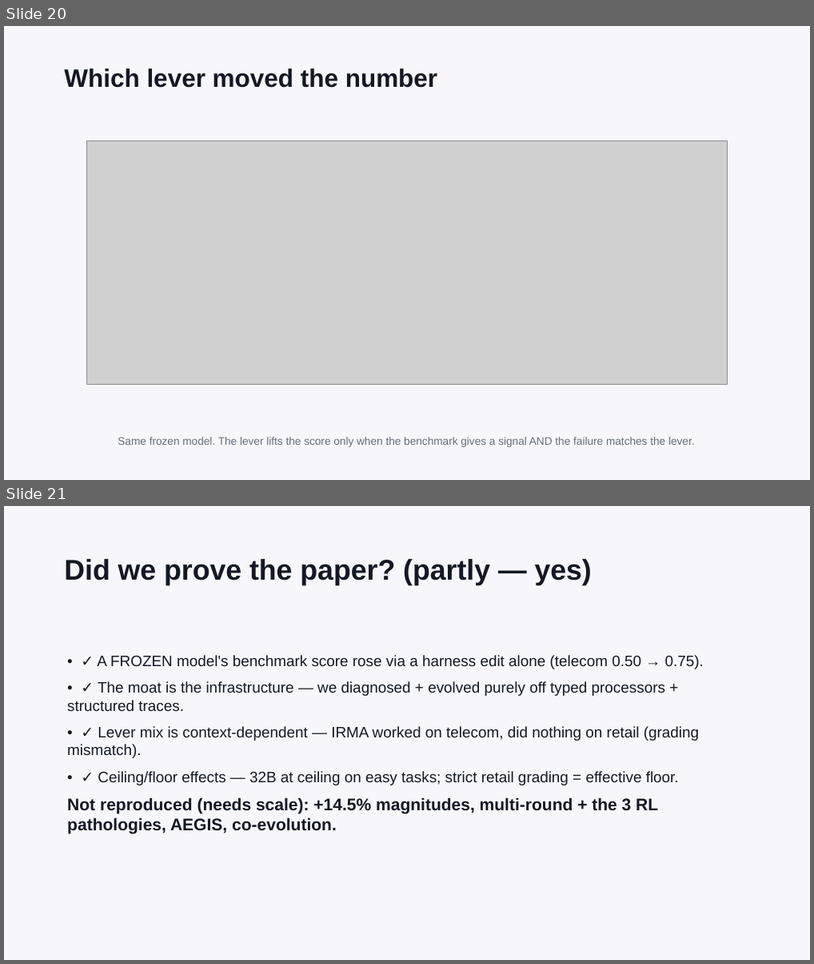
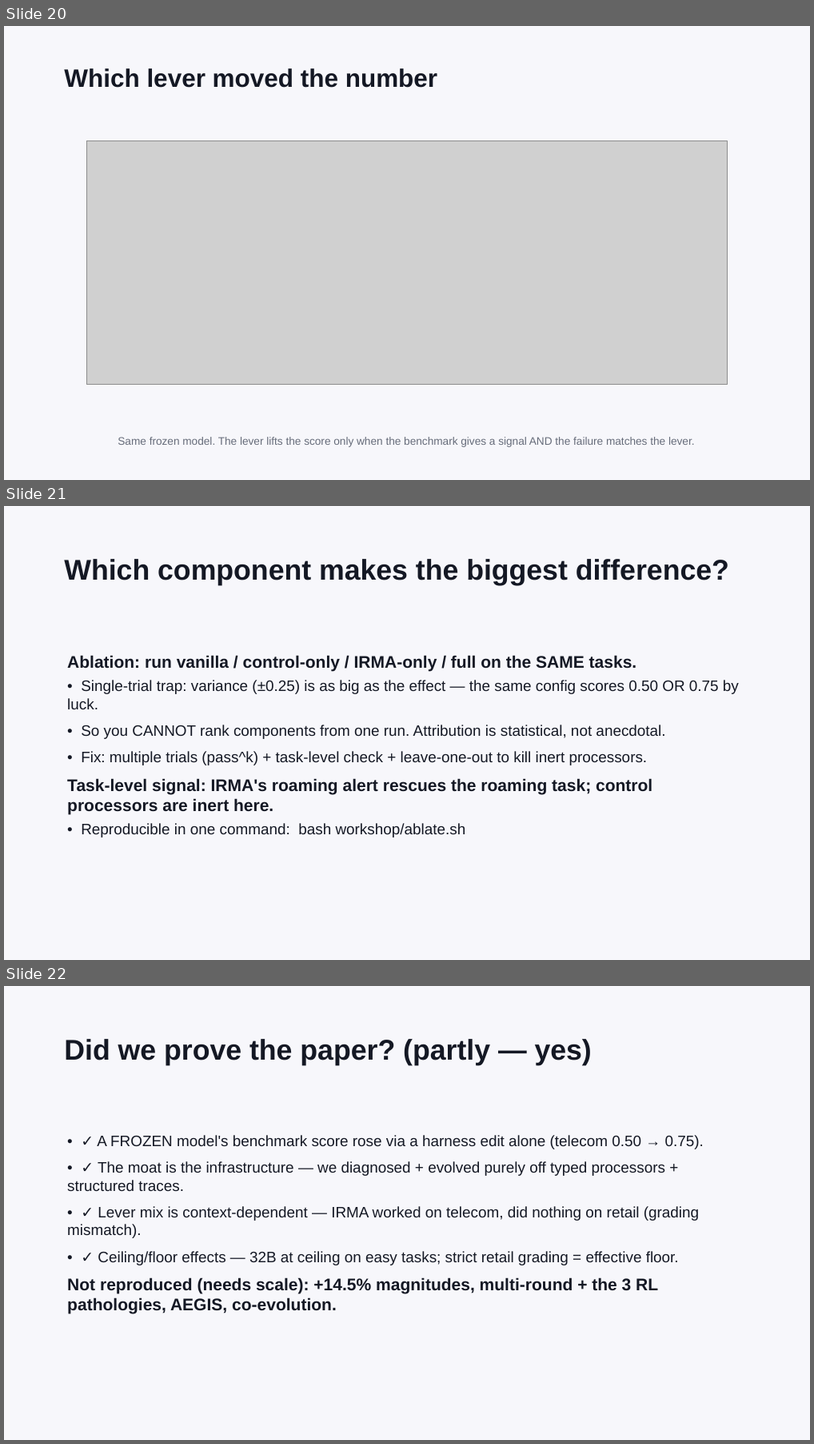
Before and after one commit to epuerta9/HarnessX, a slide deck: workshop/harness-evolution-workshop.pptx. Shown one above the other, each under a label of ours: slides 20 and 21 before the commit, slides 20, 21 and 22 after it. The pictures are 814x964 and 814x1444 pixels, drawn with LibreOffice and Linux fonts; fonts in the diff are those of the drawing; grey boxes stand for pictures. Boxes give left, top, right and bottom in pixels: in the first picture for what was removed or moved away, otherwise in the second. Text is boxed around its words. In the diff, an @@ line names an element or a change of style, - is before the commit and + after.

```diff
--- a/workshop/harness-evolution-workshop.pptx
+++ b/workshop/harness-evolution-workshop.pptx
@@ slide 21 added at <box>4,506,810,960</box>, background #F7F7FB @@
@@ text added at <box>64,559,730,585</box>, 34 pt, text #141824, bold @@
+Which component makes the biggest difference?
@@ text added at <box>67,655,739,837</box>, 18 pt, text #141824 @@
+Ablation: run vanilla / control-only / IRMA-only / full on the SAME tasks.
+• Single-trial trap: variance (±0.25) is as big as the effect — the same config scores 0.50 OR 0.75 by luck.
+• So you CANNOT rank components from one run. Attribution is statistical, not anecdotal.
+• Fix: multiple trials (pass^k) + task-level check + leave-one-out to kill inert processors.
+Task-level signal: IRMA's roaming alert rescues the roaming task; control processors are inert here.
+• Reproducible in one command: bash workshop/ablate.sh
@@ what was slide 21 is now slide 22 @@
```
Also in this commit, not shown: 2 other files.
